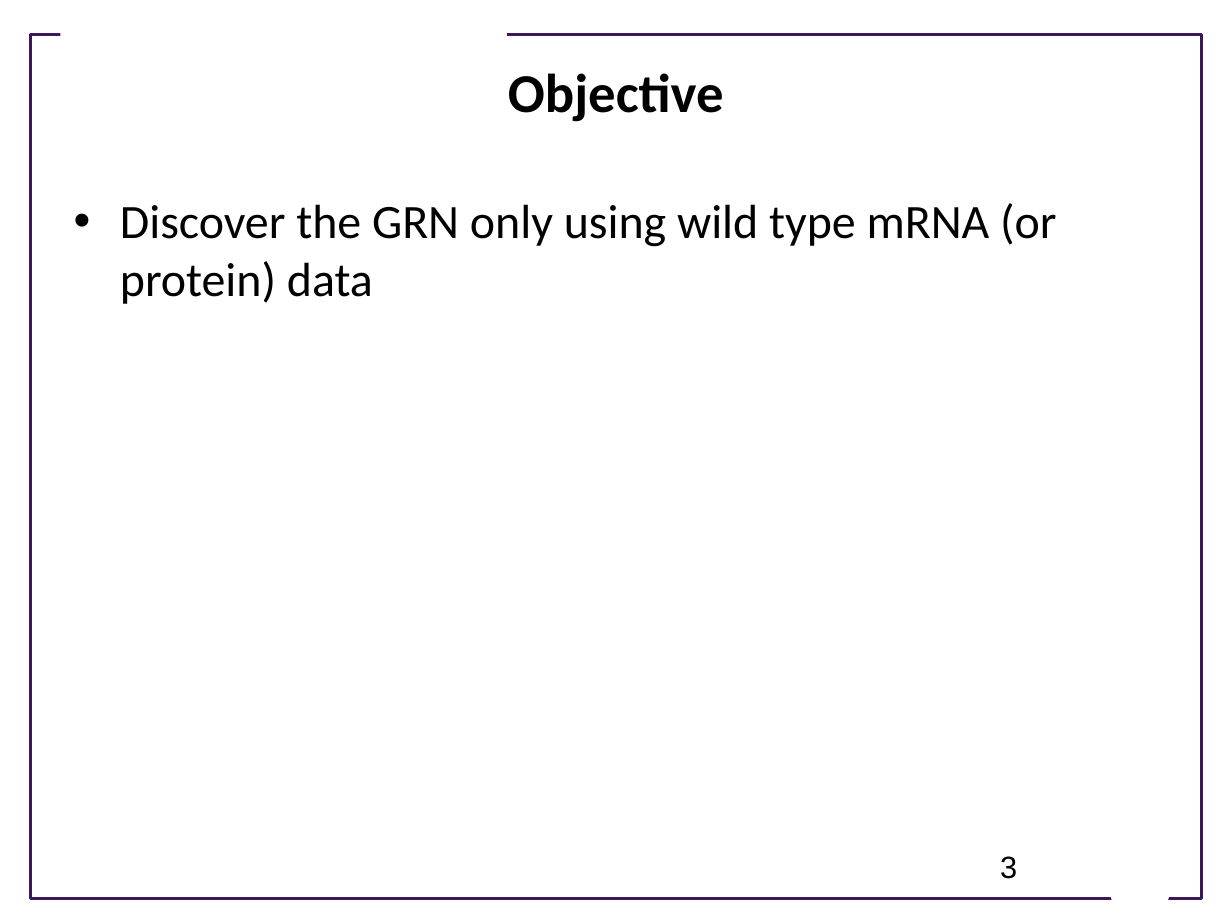
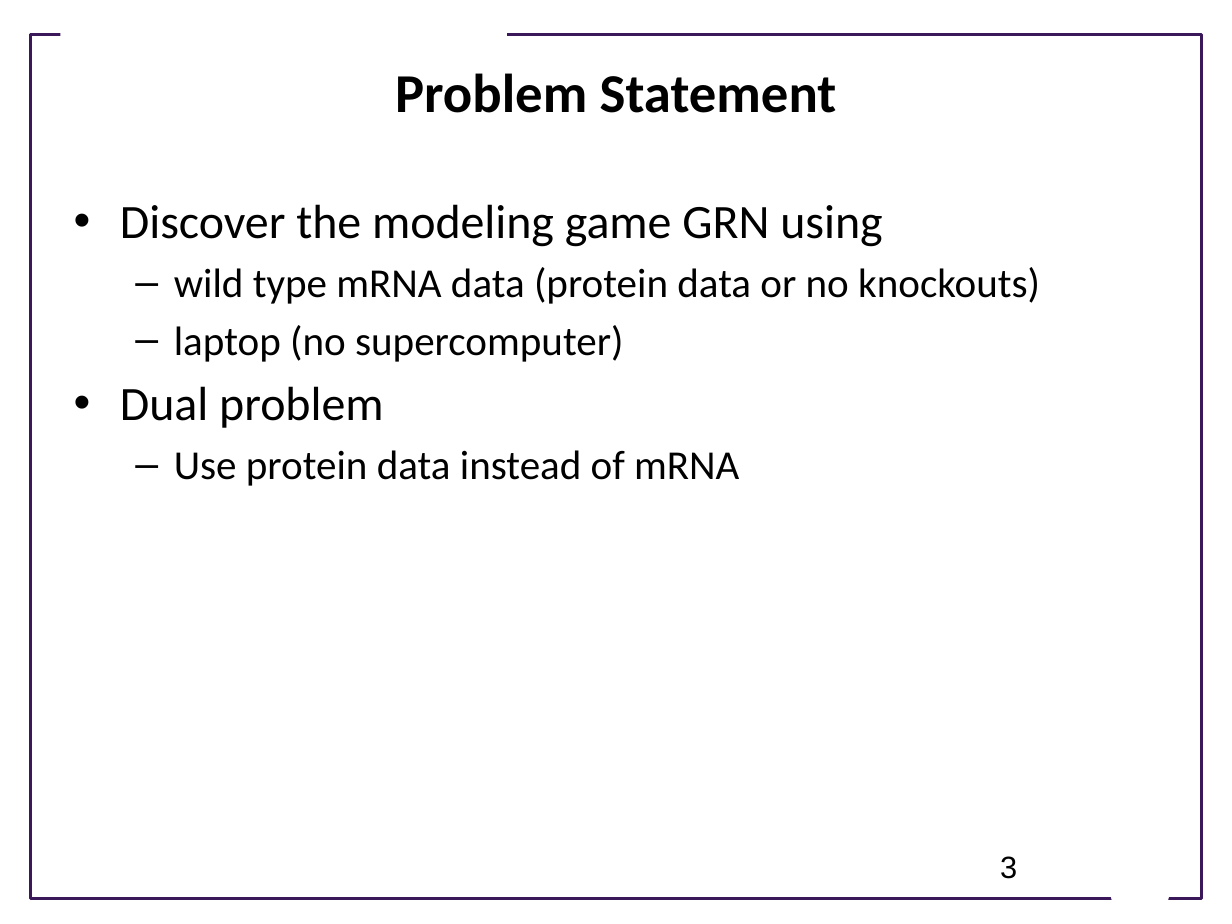
Before and after one commit to ModelEngineering/advancing-biomedical-models, a slide deck: slide 3 of ModelingGame/Summary of Approach to Modeling Game.pptx. Drawn at 1232x924 pixels with LibreOffice and Linux fonts; fonts in the diff are those of the drawing; background and template pictures are left out. Boxes give left, top, right and bottom in pixels: in the first picture for what was removed or moved away, otherwise in the second. Text is boxed around its words. In the diff, an @@ line names an element or a change of style, - is before the commit and + after.

```diff
--- a/ModelingGame/Summary of Approach to Modeling Game.pptx
+++ b/ModelingGame/Summary of Approach to Modeling Game.pptx
@@ title at (395, 73, 837, 113): text changed @@
-Objective
+Problem Statement
@@ text at (120, 204, 1040, 486): text changed; size 28 to 24 pt @@
-• Discover the GRN only using wild type mRNA (or protein) data
+• Discover the modeling game GRN using
+  – wild type mRNA data (protein data or no knockouts)
+  – laptop (no supercomputer)
+• Dual problem
+  – Use protein data instead of mRNA
```
Also in this commit, not shown: 2 other slides changed, 1 slide added.
